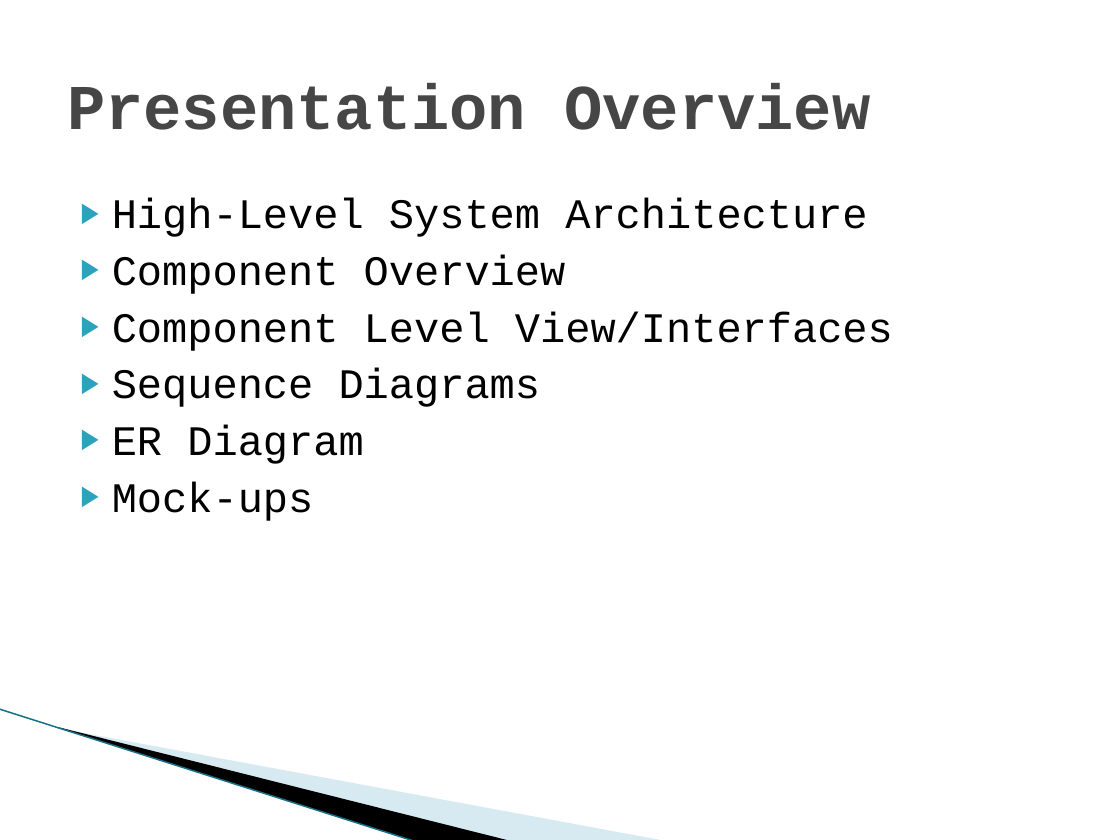
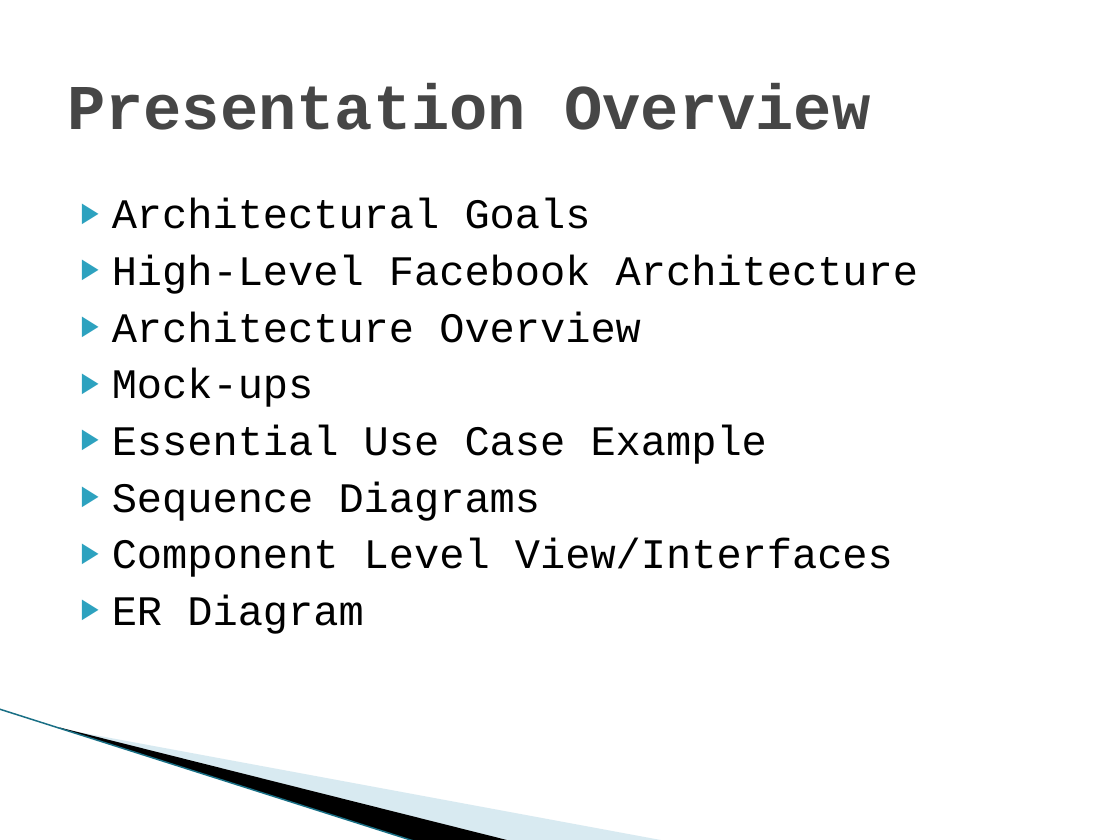
Before and after one commit to satpreetsingh/183project, a slide deck: slide 2 of Documentation/Architecture/NoteShare System Architecture.pptx. Drawn at 1120x840 pixels with LibreOffice and Linux fonts; fonts in the diff are those of the drawing; background and template pictures are left out. Boxes give left, top, right and bottom in pixels: in the first picture for what was removed or moved away, otherwise in the second. Text is boxed around its words. In the diff, an @@ line names an element or a change of style, - is before the commit and + after.

```diff
--- a/Documentation/Architecture/NoteShare System Architecture.pptx
+++ b/Documentation/Architecture/NoteShare System Architecture.pptx
@@ text at bbox=[112, 198, 918, 521]: text changed @@
-▶ High-Level System Architecture
-▶ Component Overview
+▶ Architectural Goals
+▶ High-Level Facebook Architecture
+▶ Architecture Overview
+▶ Mock-ups
+▶ Essential Use Case Example
+▶ Sequence Diagrams
@@ text at bbox=[112, 368, 541, 407]: paragraph removed @@
-▶ Sequence Diagrams
@@ text at bbox=[112, 481, 314, 521]: paragraph removed @@
-▶ Mock-ups
```
Also in this commit, not shown: 4 other slides changed, 4 slides added, 1 slide removed.
